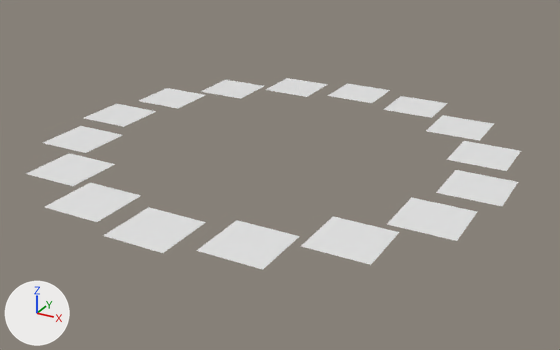
An edit to the FBX model Assets/PYShader/PerlShader/PerlBracelet.fbx, drawn before and after from the same camera.
The view is the same before and after, from a 50 mm camera at (1.215, -2.198, 0.994) aimed at (0.024, -0.032, -0.09). The lights are fixed; the arrows at lower left show +X, +Y and +Z.

The first picture shows '平面.016'.
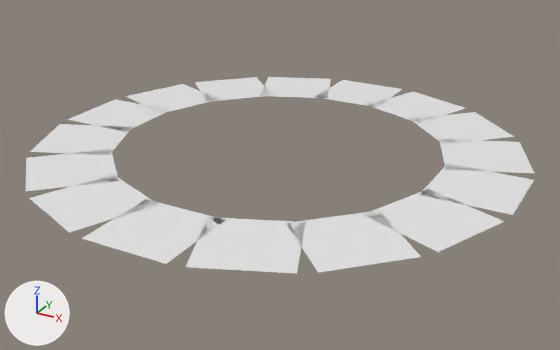
Diff of the bpy script that builds the scene:
```diff
--- a/Assets/PYShader/PerlShader/PerlBracelet.fbx.py
+++ b/Assets/PYShader/PerlShader/PerlBracelet.fbx.py
@@ me_平面_016 @@
 me_平面_016.from_pydata(...)  # 80 vertices, 64 faces; spans x -0.8..0.8, y -0.8..0.8, z 0.0
+# me_平面_016 part 1: the loose piece of 5 vertices spanning x -0.1..0.1, y 0.6..0.8, z 0.0 is turned -90 degrees about the x axis through its middle and scaled by 140, then moved by (0.0, -0.7, -70.0)
+# me_平面_016 part 2: the loose piece of 5 vertices spanning x 0.6..0.8, y -0.1..0.1, z 0.0 is multiplied about its middle by the matrix ((129.343, 53.576, 0.0), (0.0, 0.0, 140.0), (53.576, -129.343, 0.0)), then moved by (26.09, 0.0, -64.67)
+# me_平面_016 part 3: the loose piece of 5 vertices spanning x -0.8..-0.6, y -0.1..0.1, z 0.0 is multiplied about its middle by the matrix ((-129.343, -53.576, 0.0), (0.0, 0.0, 140.0), (-53.576, 129.343, 0.0)), then moved by (-26.09, 0.0, 64.67)
+# me_平面_016 part 4: the loose piece of 5 vertices spanning x 0.55..0.75, y -0.37..-0.17, z 0.0 is multiplied about its middle by the matrix ((-53.576, 129.343, 0.0), (0.0, 0.0, 140.0), (129.343, 53.576, 0.0)), then moved by (64.02, 0.27, 26.79)
+# me_平面_016 part 5: the loose piece of 5 vertices spanning x -0.75..-0.55, y 0.17..0.37, z 0.0 is multiplied about its middle by the matrix ((53.576, -129.343, 0.0), (0.0, 0.0, 140.0), (-129.343, -53.576, 0.0)), then moved by (-64.02, -0.27, -26.79)
+# me_平面_016 part 6: the loose piece of 5 vertices spanning x 0.55..0.75, y 0.17..0.37, z 0.0 is multiplied about its middle by the matrix ((53.576, 129.343, 0.0), (0.0, 0.0, 140.0), (129.343, -53.576, 0.0)), then moved by (64.02, -0.27, -26.79)
+# me_平面_016 part 7: the loose piece of 5 vertices spanning x -0.75..-0.55, y -0.37..-0.17, z 0.0 is multiplied about its middle by the matrix ((-53.576, -129.343, 0.0), (0.0, 0.0, 140.0), (-129.343, 53.576, 0.0)), then moved by (-64.02, 0.27, 26.79)
+# me_平面_016 part 8: the loose piece of 5 vertices spanning x 0.39..0.59, y -0.59..-0.39, z 0.0 is multiplied about its middle by the matrix ((-129.343, 53.576, 0.0), (0.0, 0.0, 140.0), (53.576, 129.343, 0.0)), then moved by (26.29, 0.49, 64.67)
+# me_平面_016 part 9: the loose piece of 5 vertices spanning x -0.59..-0.39, y 0.39..0.59, z 0.0 is multiplied about its middle by the matrix ((129.343, -53.576, 0.0), (0.0, 0.0, 140.0), (-53.576, -129.343, 0.0)), then moved by (-26.29, -0.49, -64.67)
+# me_平面_016 part 10: the loose piece of 5 vertices spanning x -0.1..0.1, y -0.8..-0.6, z 0.0 is multiplied about its middle by the matrix ((98.995, 98.995, 0.0), (0.0, 0.0, 140.0), (98.995, -98.995, 0.0)), then moved by (49.5, 0.7, -49.5)
+# me_平面_016 part 11: the loose piece of 5 vertices spanning x -0.59..-0.39, y -0.59..-0.39, z 0.0 is multiplied about its middle by the matrix ((-98.995, -98.995, 0.0), (0.0, 0.0, 140.0), (-98.995, 98.995, 0.0)), then moved by (-49.0, 0.49, 49.5)
+# me_平面_016 part 12: the loose piece of 5 vertices spanning x 0.39..0.59, y 0.39..0.59, z 0.0 is multiplied about its middle by the matrix ((-98.995, 98.995, 0.0), (0.0, 0.0, 140.0), (98.995, 98.995, 0.0)), then moved by (49.0, -0.49, 49.5)
+# me_平面_016 part 13: the loose piece of 5 vertices spanning x -0.37..-0.17, y 0.55..0.75, z 0.0 is multiplied about its middle by the matrix ((98.995, -98.995, 0.0), (0.0, 0.0, 140.0), (-98.995, -98.995, 0.0)), then moved by (-49.23, -0.65, -49.5)
+# me_平面_016 part 14: the loose piece of 5 vertices spanning x 0.17..0.37, y 0.55..0.75, z 0.0 is multiplied about its middle by the matrix ((0.0, 140.0, 0.0), (0.0, 0.0, 140.0), (140.0, 0.0, 0.0)), then moved by (69.73, -0.65, 0.0)
+# me_平面_016 part 15: the loose piece of 5 vertices spanning x -0.37..-0.17, y -0.75..-0.55, z 0.0 is multiplied about its middle by the matrix ((0.0, -140.0, 0.0), (0.0, 0.0, 140.0), (-140.0, 0.0, 0.0)), then moved by (-69.73, 0.65, 0.0)
+# me_平面_016 part 16: the loose piece of 5 vertices spanning x 0.17..0.37, y -0.75..-0.55, z 0.0 is multiplied about its middle by the matrix ((-140.0, 0.0, 0.0), (0.0, 0.0, 140.0), (0.0, 140.0, 0.0)), then moved by (-0.27, 0.65, 70.0)
@@ ob_平面_016 @@
 ob_平面_016.location = (0.0, 0.0, 0.0)
+ob_平面_016.rotation_euler = (1.571, 0.0, 0.393)  # degrees (90, 0, 23)
+ob_平面_016.scale = (0.01, 0.01, 0.01)
```

Changed parts and their boxes (x1, y1, x2, y2) in the pictures (560 x 350 px; the box of a moved part takes in the faces that stretch with it):
'平面.016', reshaped, turned, rescaled: before (26, 78, 521, 270); after (25, 77, 534, 274)
part 1 of me_平面_016, moved or reshaped: before (328, 83, 390, 103); after (264, 77, 331, 98)
part 2 of me_平面_016, moved or reshaped: before (436, 170, 518, 206); after (320, 80, 402, 108)
part 3 of me_平面_016, moved or reshaped: before (84, 104, 156, 127); after (81, 199, 225, 264)
part 4 of me_平面_016, moved or reshaped: before (387, 197, 477, 241); after (423, 163, 534, 215)
part 5 of me_平面_016, moved or reshaped: before (139, 88, 205, 108); after (67, 99, 170, 132)
part 6 of me_平面_016, moved or reshaped: before (447, 141, 521, 171); after (410, 112, 514, 144)
part 7 of me_平面_016, moved or reshaped: before (43, 126, 122, 153); after (25, 149, 119, 191)
part 8 of me_平面_016, moved or reshaped: before (301, 216, 399, 265); after (286, 212, 421, 273)
part 9 of me_平面_016, moved or reshaped: before (200, 80, 264, 99); after (195, 77, 273, 101)
part 10 of me_平面_016, moved or reshaped: before (103, 207, 206, 253); after (368, 91, 465, 122)
part 11 of me_平面_016, moved or reshaped: before (26, 153, 115, 186); after (29, 175, 155, 233)
part 12 of me_平面_016, moved or reshaped: before (426, 115, 494, 141); after (363, 189, 504, 252)
part 13 of me_平面_016, moved or reshaped: before (266, 78, 328, 97); after (126, 84, 215, 112)
part 14 of me_平面_016, moved or reshaped: before (383, 96, 448, 118); after (439, 139, 534, 173)
part 15 of me_平面_016, moved or reshaped: before (45, 183, 141, 222); after (30, 124, 130, 155)
part 16 of me_平面_016, moved or reshaped: before (197, 220, 300, 270); after (186, 217, 306, 274)
